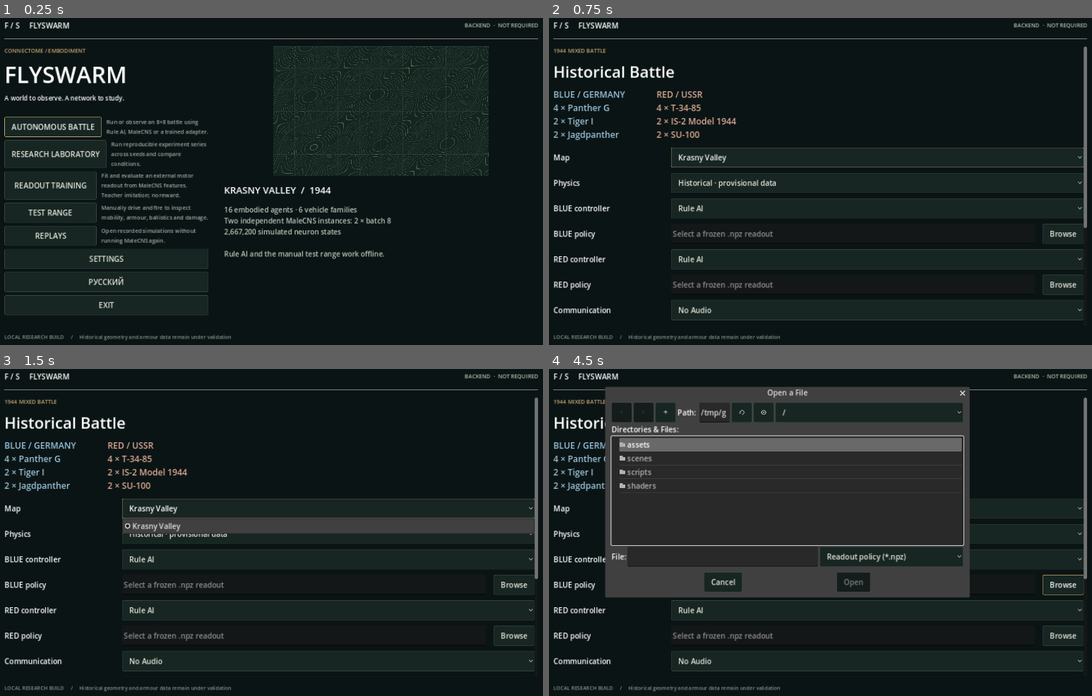
Above: before the commit, frames 1-4 (two rows, left to right).
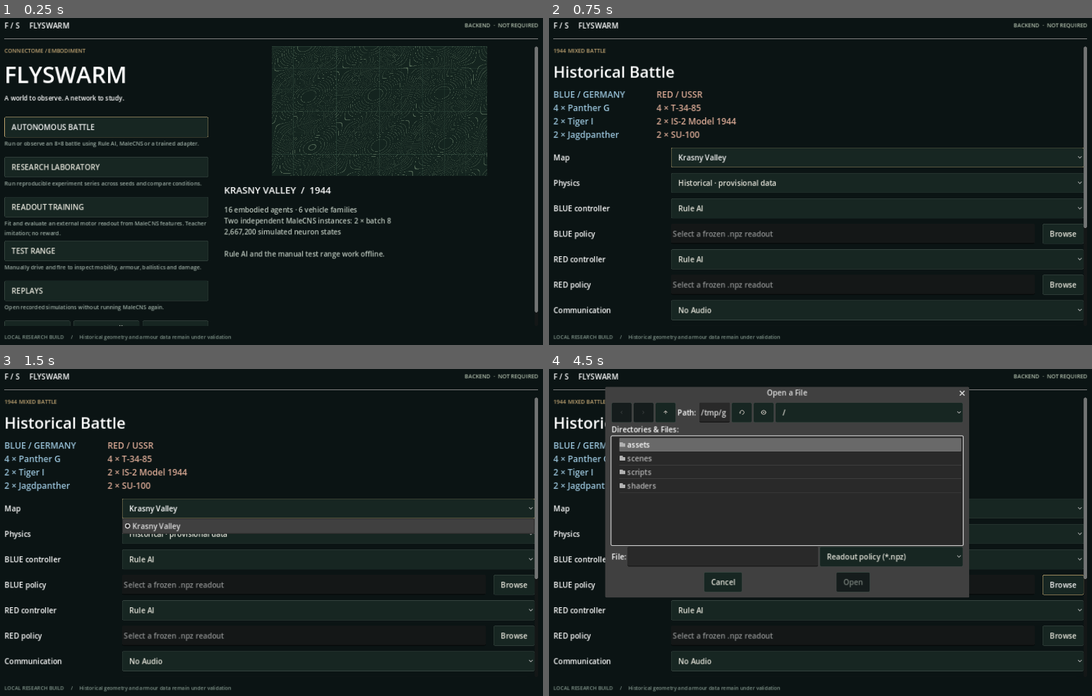
Above: after the commit, the same moments.

Repository: seruyvodoley/flyswarm-connectome
Game: Godot game, scene res://scenes/Bootstrap.tscn
The game is run twice, just before and just after one commit, with the same random seed, the same clock (stepped at 60 frames per second) and the same inputs.
Inputs:
- Up to frame 1 (0.25 s): no input
- Up to frame 2 (0.75 s): click "AUTONOMOUS BATTLE" at 0.5 s
- Up to frame 3 (1.5 s): click "Krasny Valley" at 1.25 s
- Up to frame 4 (4.5 s): click "Historical · provisional data" at 2 s; click "Rule AI" at 2.75 s; click "Normalized research control" at 3.5 s; click "Browse" at 4.25 s

The runs differ from the first frame. In frame 1, 8.0% of the frame differs, in the area x 0-100%, y 8-95%; in frame 2, nothing differs; in frame 3, nothing differs; in frame 4, 0.3%.

Commit message:
fix(ui): make main menu mode cards uniform

Diff:
--- a/frontend/godot/scripts/app/menu_page.gd
+++ b/frontend/godot/scripts/app/menu_page.gd
@@ -85,6 +85,20 @@
 		dialog.file_selected.connect(func(path):node.text=path;AppState.session.set(field,path);dialog.queue_free())
 		dialog.popup_centered_ratio(.75))
 func back():button(body,"Back",AppState.menu)
+func menu_entry(parent: VBoxContainer,title_text: String,description_text: String,callback: Callable):
+	var card=VBoxContainer.new()
+	card.custom_minimum_size=Vector2(520,94)
+	card.add_theme_constant_override("separation",5)
+	parent.add_child(card)
+	var entry_button=button(card,title_text,callback)
+	entry_button.custom_minimum_size=Vector2(520,52)
+	entry_button.size_flags_horizontal=Control.SIZE_EXPAND_FILL
+	entry_button.alignment=HORIZONTAL_ALIGNMENT_LEFT
+	var description=label(card,description_text,14)
+	description.custom_minimum_size=Vector2(520,34)
+	description.size_flags_horizontal=Control.SIZE_EXPAND_FILL
+	description.autowrap_mode=TextServer.AUTOWRAP_WORD_SMART
+	description.modulate=Color("9aaba2")
 func main_menu():
 	var split=HBoxContainer.new();split.add_theme_constant_override("separation",40);body.add_child(split)
 	var left=VBoxContainer.new();left.custom_minimum_size.x=520;left.add_theme_constant_override("separation",8);split.add_child(left)
@@ -92,26 +106,15 @@
 	label(left,"FLYSWARM",58)
 	label(left,"A world to observe. A network to study.",16)
 	var spacer=Control.new();spacer.custom_minimum_size.y=20;left.add_child(spacer)
-	var entries=[
-		["AUTONOMOUS BATTLE","Run or observe an 8×8 battle using Rule AI, MaleCNS or a trained adapter.","battle"],
-		["RESEARCH LABORATORY","Run reproducible experiment series across seeds and compare conditions.","research"],
-		["READOUT TRAINING","Fit and evaluate an external motor readout from MaleCNS features. Teacher imitation; no reward.","training"],
-		["TEST RANGE","Manually drive and fire to inspect mobility, armour, ballistics and damage.","range"]
-	]
-	for item in entries:
-		var entry_row=HBoxContainer.new();entry_row.add_theme_constant_override("separation",12);left.add_child(entry_row)
-		var entry_button=button(entry_row,item[0],AppState.configure.bind(item[2]));entry_button.custom_minimum_size.x=235
-		var description=label(entry_row,item[1],14);description.size_flags_horizontal=Control.SIZE_EXPAND_FILL
-		description.autowrap_mode=TextServer.AUTOWRAP_WORD_SMART
-		description.modulate=Color("9aaba2")
-	var replay_row=HBoxContainer.new();replay_row.add_theme_constant_override("separation",12);left.add_child(replay_row)
-	var replay_button=button(replay_row,"REPLAYS",AppState.show_page.bind("ReplayBrowser"));replay_button.custom_minimum_size.x=235
-	var replay_description=label(replay_row,"Open recorded simulations without running MaleCNS again.",14);replay_description.size_flags_horizontal=Control.SIZE_EXPAND_FILL
-	replay_description.autowrap_mode=TextServer.AUTOWRAP_WORD_SMART
-	replay_description.modulate=Color("9aaba2")
-	button(left,"SETTINGS",AppState.show_page.bind("Settings"))
-	button(left,AppState.language_switch_label(),AppState.toggle_language)
-	button(left,"EXIT",AppState.quit_app)
+	menu_entry(left,"AUTONOMOUS BATTLE","Run or observe an 8×8 battle using Rule AI, MaleCNS or a trained adapter.",AppState.configure.bind("battle"))
+	menu_entry(left,"RESEARCH LABORATORY","Run reproducible experiment series across seeds and compare conditions.",AppState.configure.bind("research"))
+	menu_entry(left,"READOUT TRAINING","Fit and evaluate an external motor readout from MaleCNS features. Teacher imitation; no reward.",AppState.configure.bind("training"))
+	menu_entry(left,"TEST RANGE","Manually drive and fire to inspect mobility, armour, ballistics and damage.",AppState.configure.bind("range"))
+	menu_entry(left,"REPLAYS","Open recorded simulations without running MaleCNS again.",AppState.show_page.bind("ReplayBrowser"))
+	var secondary=HBoxContainer.new();secondary.add_theme_constant_override("separation",8);left.add_child(secondary)
+	var settings_button=button(secondary,"SETTINGS",AppState.show_page.bind("Settings"));settings_button.size_flags_horizontal=Control.SIZE_EXPAND_FILL
+	var language_button=button(secondary,AppState.language_switch_label(),AppState.toggle_language);language_button.size_flags_horizontal=Control.SIZE_EXPAND_FILL
+	var exit_button=button(secondary,"EXIT",AppState.quit_app);exit_button.size_flags_horizontal=Control.SIZE_EXPAND_FILL
 	var right=VBoxContainer.new();right.size_flags_horizontal=Control.SIZE_EXPAND_FILL;right.add_theme_constant_override("separation",20);split.add_child(right)
 	var map_view=TextureRect.new();map_view.custom_minimum_size=Vector2(450,330);map_view.expand_mode=TextureRect.EXPAND_IGNORE_SIZE;map_view.stretch_mode=TextureRect.STRETCH_KEEP_ASPECT_CENTERED
 	var image=Image.create(600,360,false,Image.FORMAT_RGB8)
